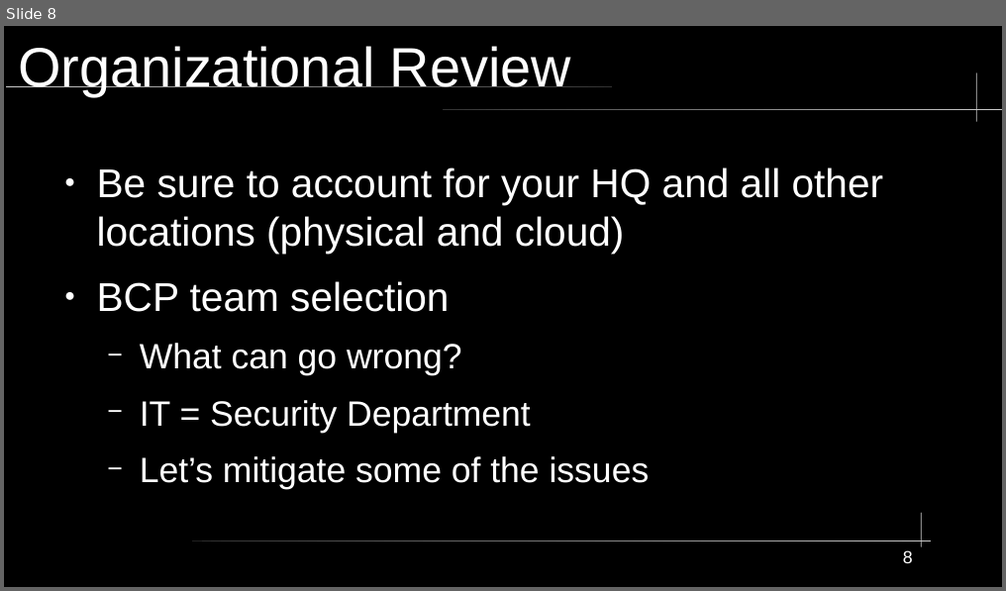
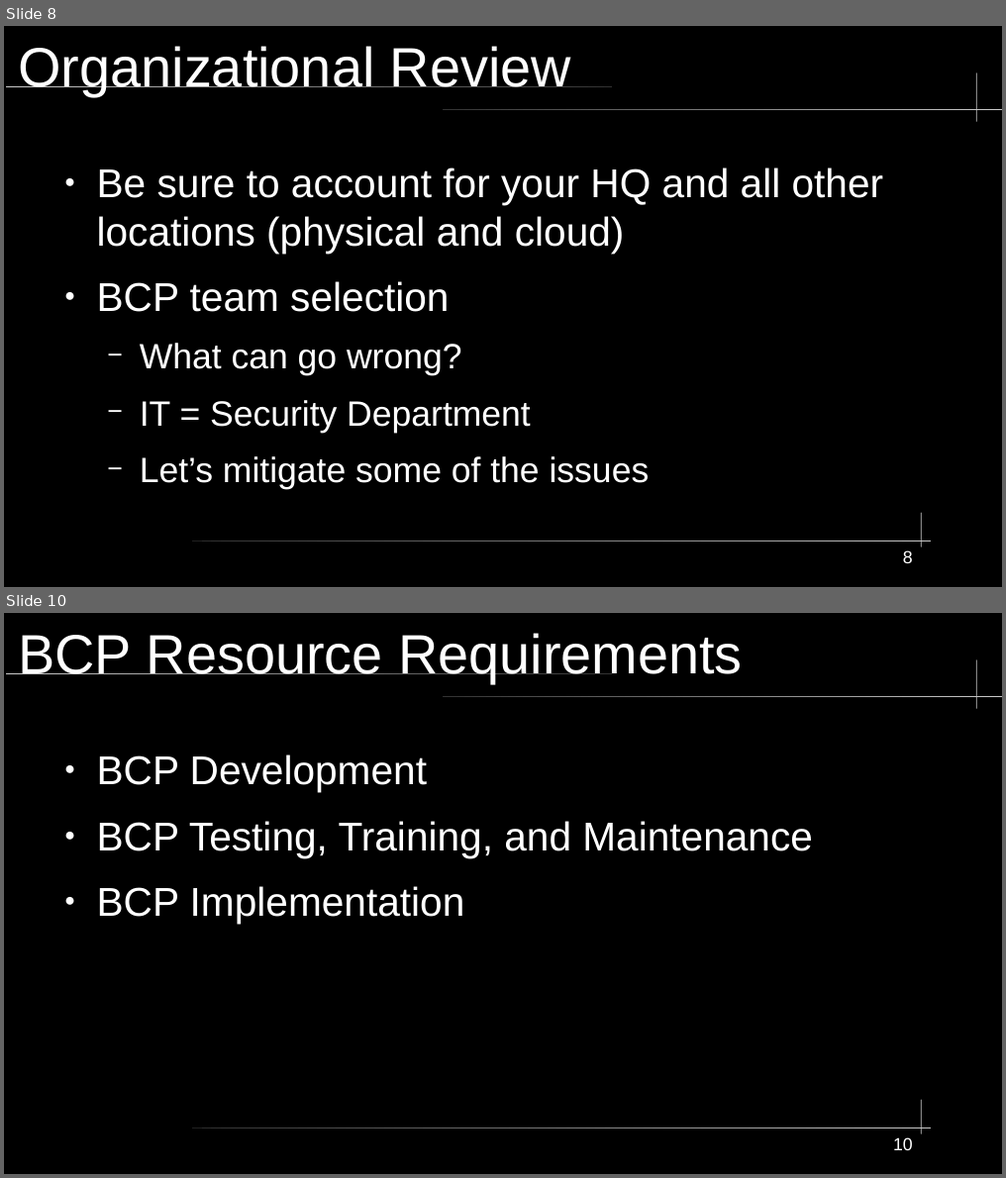
Before and after one commit to City-Colleges-of-Chicago-Cybersecurity/COMPSFI-214, a slide deck: 2026/Spring/powerpoints/Chatper-03-Business-Continuity-Planning.odp. Shown one above the other, each under a label of ours: slide 8 before the commit, slides 8 and 10 after it; the slides between them are not shown. The pictures are 1006x591 and 1006x1178 pixels, drawn with LibreOffice and Linux fonts; fonts in the diff are those of the drawing. Boxes give left, top, right and bottom in pixels: in the first picture for what was removed or moved away, otherwise in the second. Text is boxed around its words. In the diff, an @@ line names an element or a change of style, - is before the commit and + after.

```diff
--- a/2026/Spring/powerpoints/Chatper-03-Business-Continuity-Planning.odp
+++ b/2026/Spring/powerpoints/Chatper-03-Business-Continuity-Planning.odp
@@ slide 10 added at (4, 613, 1002, 1174), background #000000; not listed: 5 template elements that a slide beside it also shows @@
@@ title added at (18, 633, 743, 683), 44 pt, text #FFFFFF @@
+BCP Resource Requirements
@@ text added at (97, 755, 813, 924), 32 pt, text #FFFFFF @@
+● BCP Development
+● BCP Testing, Training, and Maintenance
+● BCP Implementation
@@ page number added at (893, 1138, 913, 1151), 14 pt, text #FFFFFF @@
+10
```
Also in this commit, not shown: 1 slide changed, 4 other slides added.
